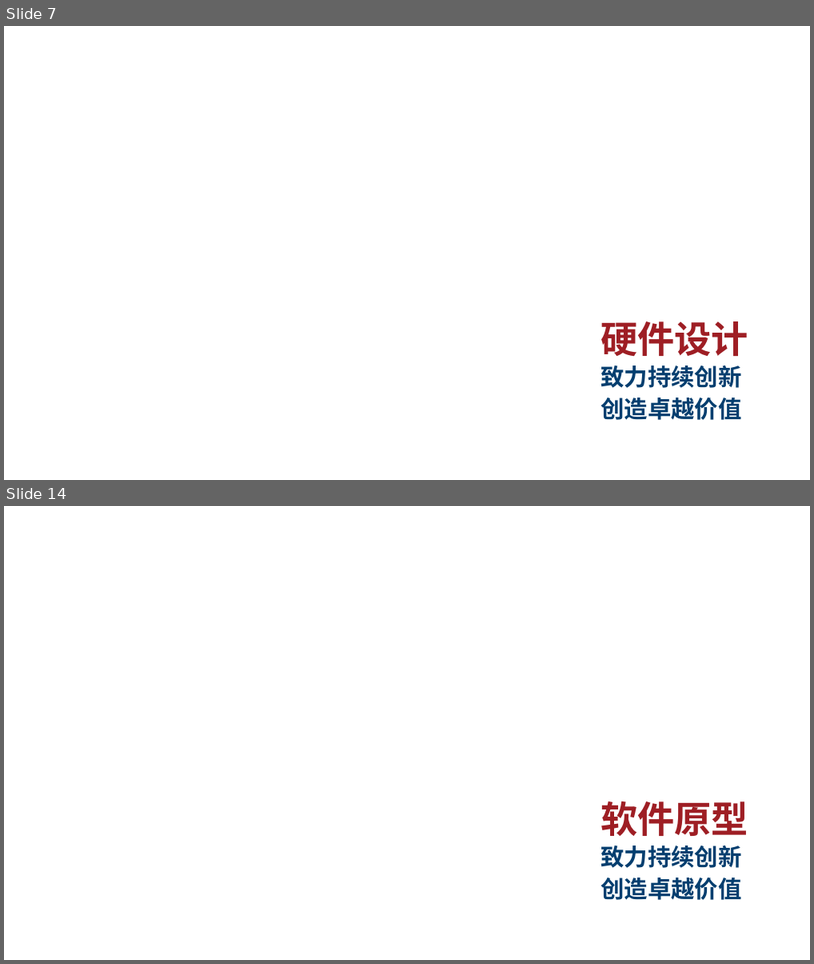
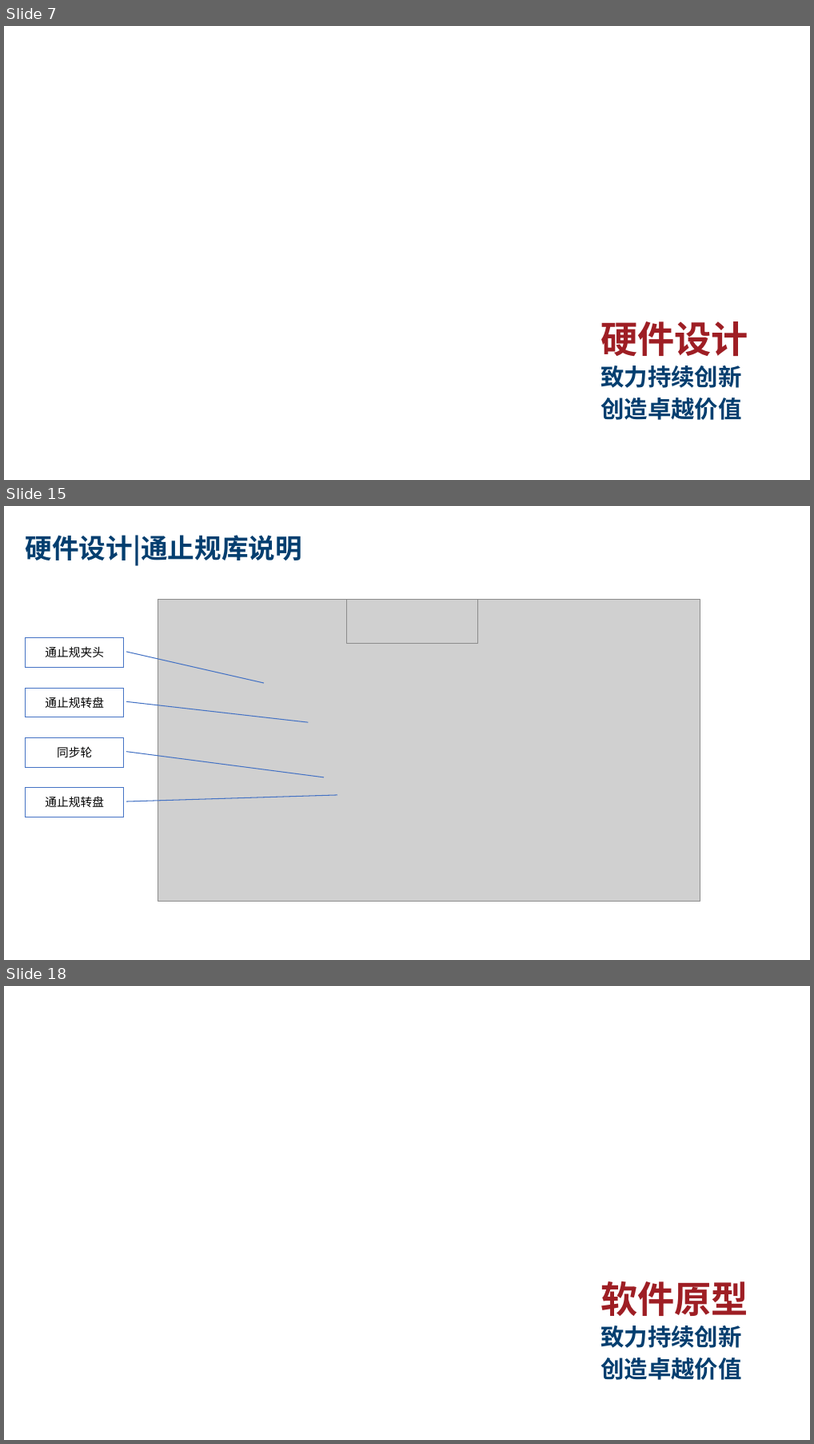
Before and after one commit to wanglvhh/Solution_2021, a slide deck: 2022/01/BOYD 大幅面散热板外观测量检测项目/BOYD-散热板外观检测解决方案 新版V1.0.0.1.pptx. Shown one above the other, each under a label of ours: slides 7 and 14 before the commit, slides 7, 15 and 18 after it; the slides between them are not shown. The pictures are 814x964 and 814x1444 pixels, drawn with LibreOffice and Linux fonts; fonts in the diff are those of the drawing; grey boxes stand for pictures; background and template pictures are left out. Boxes give left, top, right and bottom in pixels: in the first picture for what was removed or moved away, otherwise in the second. Text is boxed around its words. In the diff, an @@ line names an element or a change of style, - is before the commit and + after.

```diff
--- a/2022/01/BOYD 大幅面散热板外观测量检测项目/BOYD-散热板外观检测解决方案 新版V1.0.0.1.pptx
+++ b/2022/01/BOYD 大幅面散热板外观测量检测项目/BOYD-散热板外观检测解决方案 新版V1.0.0.1.pptx
@@ slide 15 added at bbox=[4, 506, 810, 960], background #FFFFFF @@
@@ title added at bbox=[26, 535, 302, 566], 32 pt, text #043E6F, bold @@
+硬件设计|通止规库说明
@@ picture added at bbox=[158, 599, 700, 900] @@
@@ picture added at bbox=[347, 599, 478, 644] @@
@@ border callout added at bbox=[25, 638, 124, 667], fill #FFFFFF, outline #4472C4 1 pt, 14 pt, text #000000 @@
+通止规夹头
@@ border callout added at bbox=[25, 688, 124, 716], fill #FFFFFF, outline #4472C4 1 pt, 14 pt, text #000000 @@
+通止规转盘
@@ border callout added at bbox=[25, 738, 124, 767], fill #FFFFFF, outline #4472C4 1 pt, 14 pt, text #000000 @@
+同步轮
@@ border callout added at bbox=[25, 788, 124, 816], fill #FFFFFF, outline #4472C4 1 pt, 14 pt, text #000000 @@
+通止规转盘
@@ what was slide 14 is now slide 18 @@
```
Also in this commit, not shown: 6 slides changed, 3 other slides added, 1 other file.
